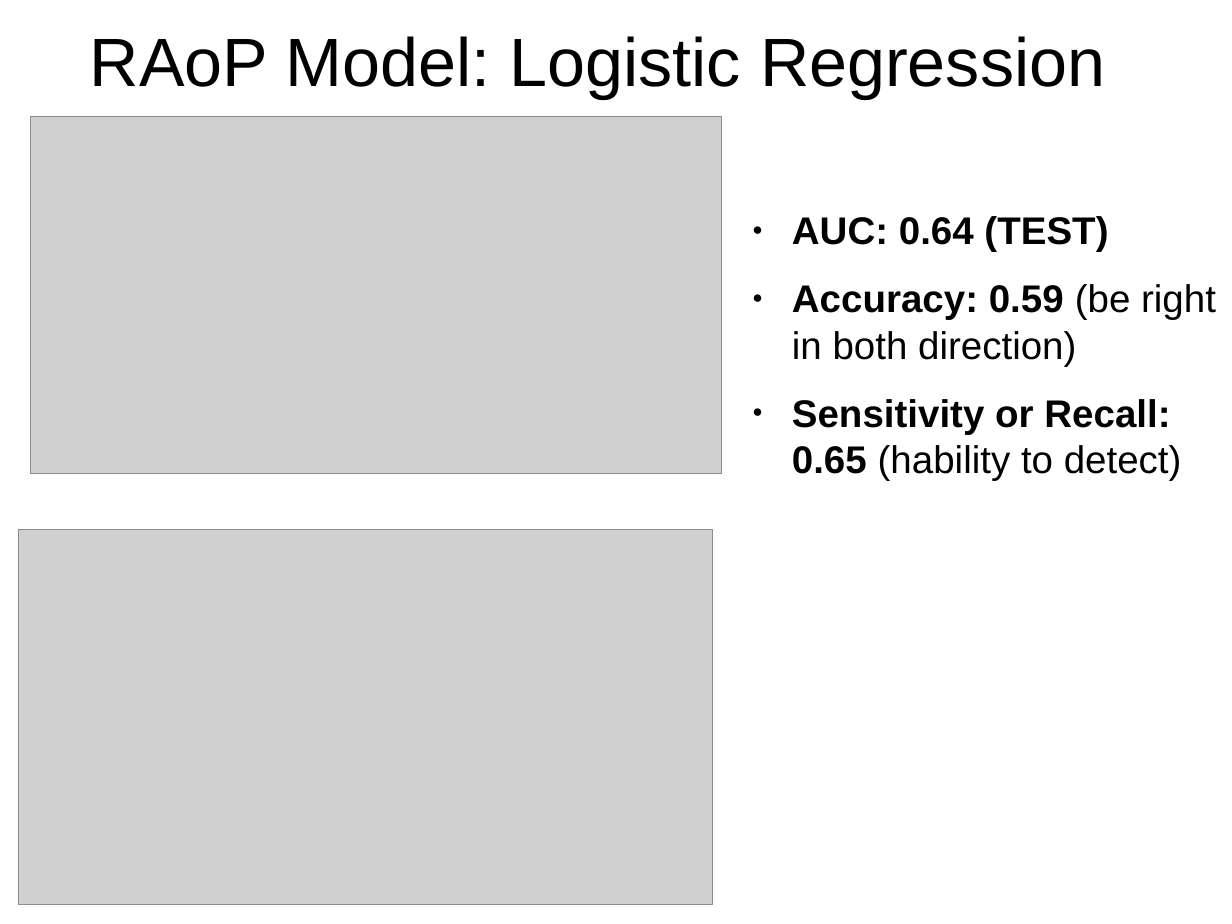
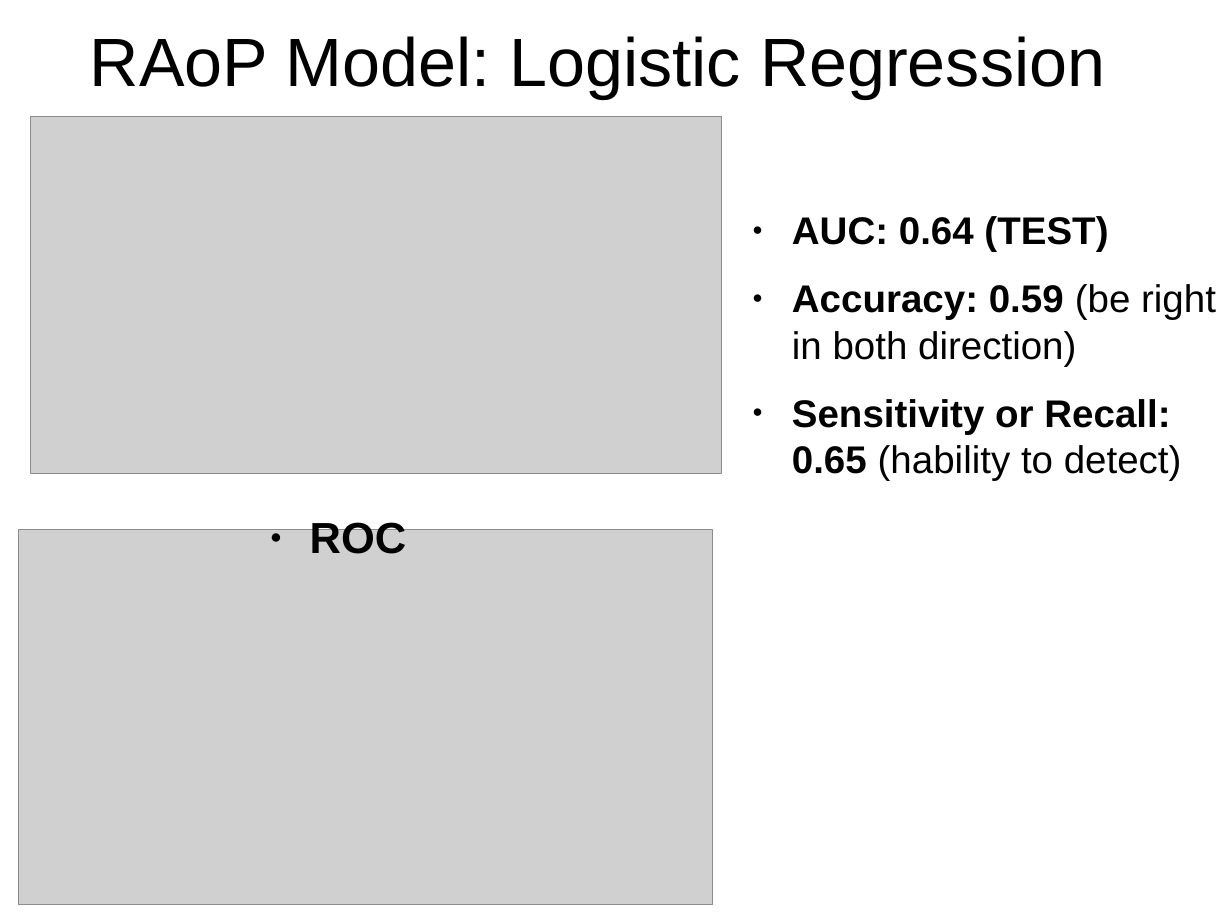
Before and after one commit to leandroohf/raop, a slide deck: slide 10 of doc/pres/pres.odp (slide 9 before the commit). Drawn at 1232x924 pixels with LibreOffice and Linux fonts; fonts in the diff are those of the drawing; grey boxes stand for pictures. Boxes give left, top, right and bottom in pixels: in the first picture for what was removed or moved away, otherwise in the second. Text is boxed around its words. In the diff, an @@ line names an element or a change of style, - is before the commit and + after.

```diff
--- a/doc/pres/pres.odp
+++ b/doc/pres/pres.odp
@@ text added at (x1=310, y1=519, x2=406, y2=554), 28 pt, text #000000, bold @@
+● ROC
```
Also in this commit, not shown: 3 other slides changed, 1 slide added.
